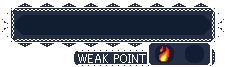
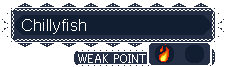
Layers edited between the first and the second (225, 67) image:
renamed "Pasted Layer" to "Chillyfish", showed it, moved it above "BG", painted on it over [22, 19, 86, 34]
